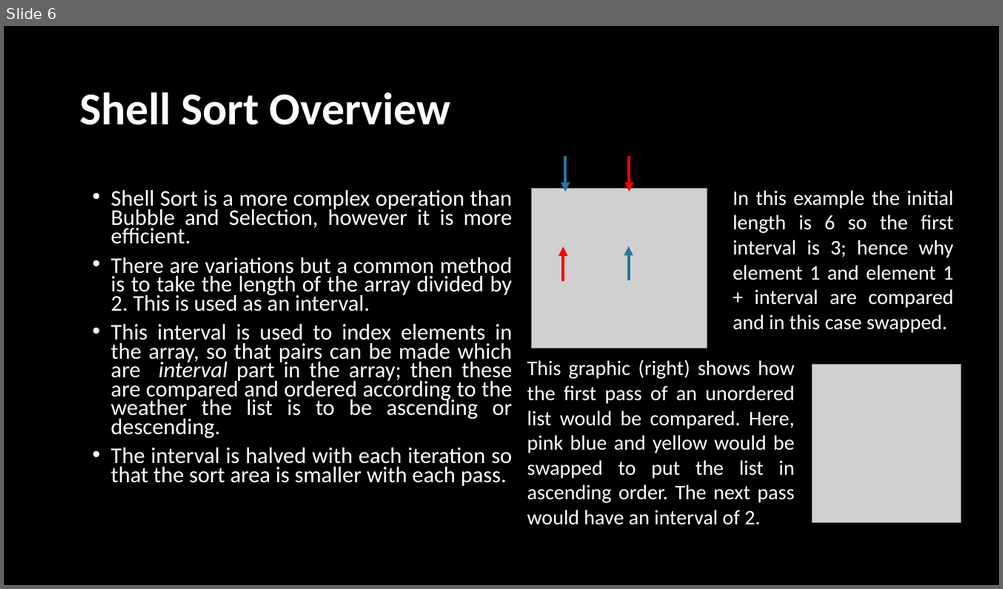
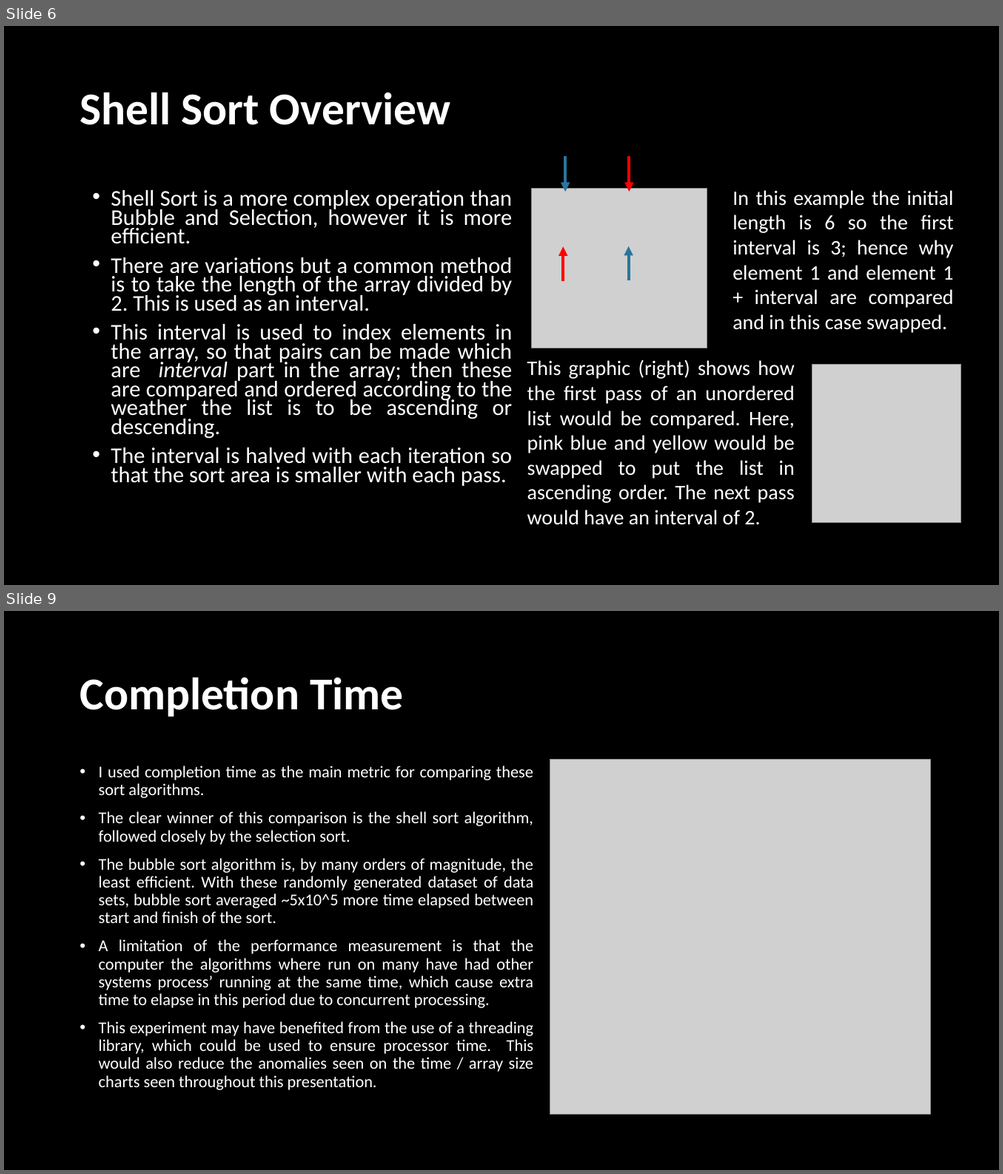
Before and after one commit to Maximilian72/ALGO_CW1, a slide deck: CW1/B00759381_CW1.pptx. Shown one above the other, each under a label of ours: slide 6 before the commit, slides 6 and 9 after it; the slides between them are not shown. The pictures are 1003x589 and 1003x1174 pixels, drawn with LibreOffice and Linux fonts; fonts in the diff are those of the drawing; grey boxes stand for pictures. Boxes give left, top, right and bottom in pixels: in the first picture for what was removed or moved away, otherwise in the second. Text is boxed around its words. In the diff, an @@ line names an element or a change of style, - is before the commit and + after.

```diff
--- a/CW1/B00759381_CW1.pptx
+++ b/CW1/B00759381_CW1.pptx
@@ slide 9 added at bbox=[4, 611, 999, 1170], background #000000 @@
@@ title added at bbox=[79, 677, 404, 717], 44 pt, text #FFFFFF, bold @@
+Completion Time
@@ text added at bbox=[99, 766, 534, 1091], 16 pt, text #FFFFFF @@
+• I used completion time as the main metric for comparing these sort algorithms.
+• The clear winner of this comparison is the shell sort algorithm, followed closely by the selection sort.
+• The bubble sort algorithm is, by many orders of magnitude, the least efficient. With these randomly generated dataset of data sets, bubble sort averaged ~5x10^5 more time elapsed between start and finish of the sort.
+• A limitation of the performance measurement is that the computer the algorithms where run on many have had other systems process’ running at the same time, which cause extra time to elapse in this period due to concurrent processing.
+• This experiment may have benefited from the use of a threading library, which could be used to ensure processor time. This would also reduce the anomalies seen on the time / array size charts seen throughout this presentation.
@@ picture added at bbox=[550, 760, 930, 1115] @@
```
Also in this commit, not shown: 5 slides changed, 1 other slide added, 3 slides removed, 18 other files.
